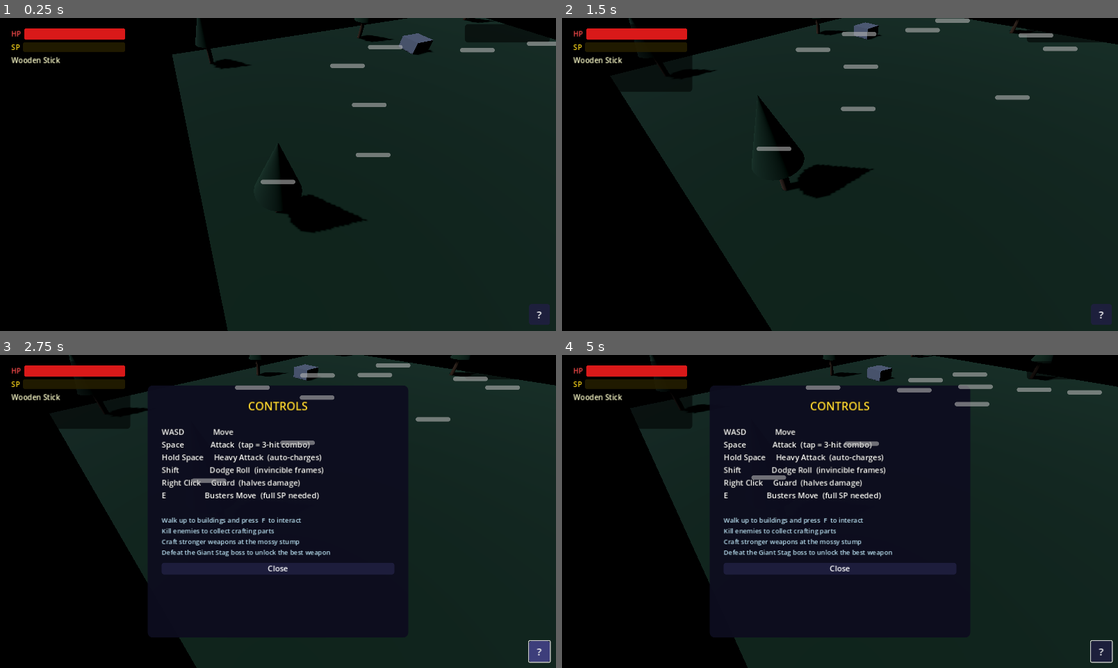
Above: before the commit, frames 1-4 (two rows, left to right).
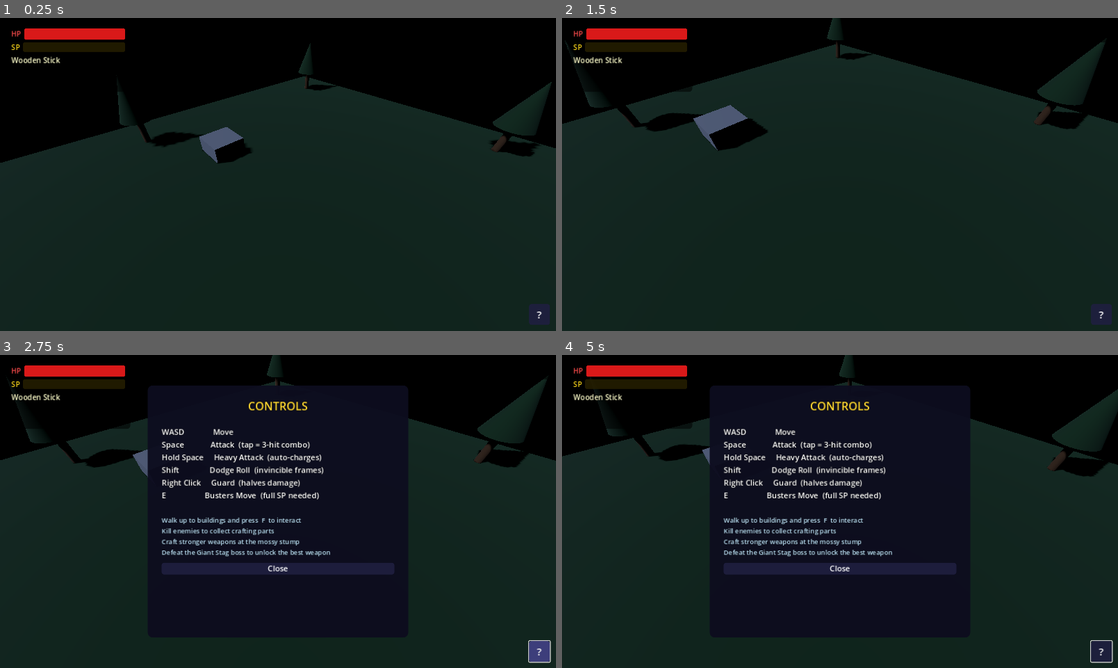
Above: after the commit, the same moments.

Repository: BitfrostKvasir/yokai
Game: Godot game, scene res://scenes/main.tscn
The game is run twice, just before and just after one commit, with the same random seed, the same clock (stepped at 60 frames per second) and the same inputs.
Inputs (mouse positions are in pixels of both pictures, inside the frame that each line leads up to):
- Up to frame 1 (0.25 s): no input
- Up to frame 2 (1.5 s): tap Enter at 0.5 s; move the mouse to (962, 158) at 0.52 s; hold D (move_right) 0.53-1.25 s; hold Space (attack) 0.53-1.25 s; click (962, 158) at 0.67 s; drag from (728, 190) to (812, 237) at 1.27 s
- Up to frame 3 (2.75 s): click "?" at 2 s
- Up to frame 4 (5 s): tap F (interact) at 2.75, 4.35 s; move the mouse to (895, 442) at 2.77 s; hold D (move_right) 2.78-3.5 s; hold Shift (dodge) 2.78-3.5 s; tap Space (attack) at 3.05 s; drag from (812, 574) to (673, 464) at 3.52 s; tap Enter at 4.25 s; move the mouse to (1006, 558) at 4.27 s; hold A (move_left) from 4.28 s (still down); hold Space (attack) from 4.28 s (still down)

The runs differ from the first frame. In frame 1, 40% of the frame differs, in the area x 0-100%, y 0-100%; in frame 2, 32%; in frame 3, 25%; in frame 4, 25%.
Error after the commit: Parse Error: Could not resolve class "EnemyBase". (res://scripts/boss/bear_boss.gd:2)

Commit message:
fix: attacks now register — XZ-only distance checks and wider range
- enemy_base.gd: _get_player_distance() uses XZ-only Vector2 distance
  so height difference on flat ground doesn't block aggro/attacks
- enemy_base.gd: add _flash_hit() red modulate feedback on damage
- player.gd: _hit_enemies_in_range() uses XZ-only distance (same fix)
- player.gd: _face_nearest_enemy() uses XZ-only distance for consistency
- player.gd: ATTACK_RANGE increased 1.8 → 2.5 for more forgiving hitbox

Co-Authored-By: Claude Sonnet 4.6 <noreply@anthropic.com>

Diff:
--- a/scripts/enemies/enemy_base.gd
+++ b/scripts/enemies/enemy_base.gd
@@ -6,7 +6,7 @@
 @export var move_speed: float = 3.0
 @export var enemy_type: String = "unknown"
 @export var aggro_range: float = 6.0
-@export var attack_range: float = 1.5
+@export var attack_range: float = 2.0
 
 var current_hp: int
 var is_dead: bool = false
@@ -27,13 +27,21 @@
 	if knockback.length() > 0.1:
 		velocity += knockback
 	damaged.emit(self)
+	_flash_hit()
 	if current_hp <= 0:
 		_die()
+
+func _flash_hit() -> void:
+	modulate = Color(2.0, 0.3, 0.3, 1.0)
+	await get_tree().create_timer(0.12).timeout
+	if is_instance_valid(self) and not is_dead:
+		modulate = Color(1.0, 1.0, 1.0, 1.0)
 
 func _die() -> void:
 	if is_dead:
 		return
 	is_dead = true
+	modulate = Color(1.0, 1.0, 1.0, 1.0)
 	remove_from_group("enemies")
 	GameState.collect_loot(enemy_type)
 	died.emit(self)
@@ -42,7 +50,10 @@
 func _get_player_distance() -> float:
 	if not player:
 		return 9999.0
-	return global_position.distance_to(player.global_position)
+	# XZ only — ignore height difference so attacks work on flat ground
+	var self_xz := Vector2(global_position.x, global_position.z)
+	var player_xz := Vector2(player.global_position.x, player.global_position.z)
+	return self_xz.distance_to(player_xz)
 
 func _face_player() -> void:
 	if not player:
--- a/scripts/player/player.gd
+++ b/scripts/player/player.gd
@@ -10,7 +10,7 @@
 const COMBO_HITS       := 3
 const HEAVY_MULTIPLIER := 2.0
 const SP_GAIN_PER_HIT  := 15.0
-const ATTACK_RANGE     := 1.8
+const ATTACK_RANGE     := 2.5
 const KNOCKBACK_FORCE  := 6.0
 const DODGE_SPEED     := 12.0
 const DODGE_DURATION  := 0.25
@@ -135,8 +135,10 @@
 func _face_nearest_enemy() -> void:
 	var nearest: Node3D = null
 	var nearest_dist := 999.0
+	var self_xz := Vector2(global_position.x, global_position.z)
 	for e in get_tree().get_nodes_in_group("enemies"):
-		var d := global_position.distance_to(e.global_position)
+		var e_xz := Vector2(e.global_position.x, e.global_position.z)
+		var d := self_xz.distance_to(e_xz)
 		if d < nearest_dist:
 			nearest_dist = d
 			nearest = e
@@ -149,8 +151,10 @@
 func _hit_enemies_in_range(damage: int, knockback: bool) -> int:
 	var hit_count := 0
 	var forward := -mesh.global_transform.basis.z
+	var self_xz := Vector2(global_position.x, global_position.z)
 	for e in get_tree().get_nodes_in_group("enemies"):
-		var dist := global_position.distance_to(e.global_position)
+		var e_xz := Vector2(e.global_position.x, e.global_position.z)
+		var dist := self_xz.distance_to(e_xz)
 		if dist <= ATTACK_RANGE:
 			if e.has_method("take_damage"):
 				var kb := forward * KNOCKBACK_FORCE if knockback else Vector3.ZERO
